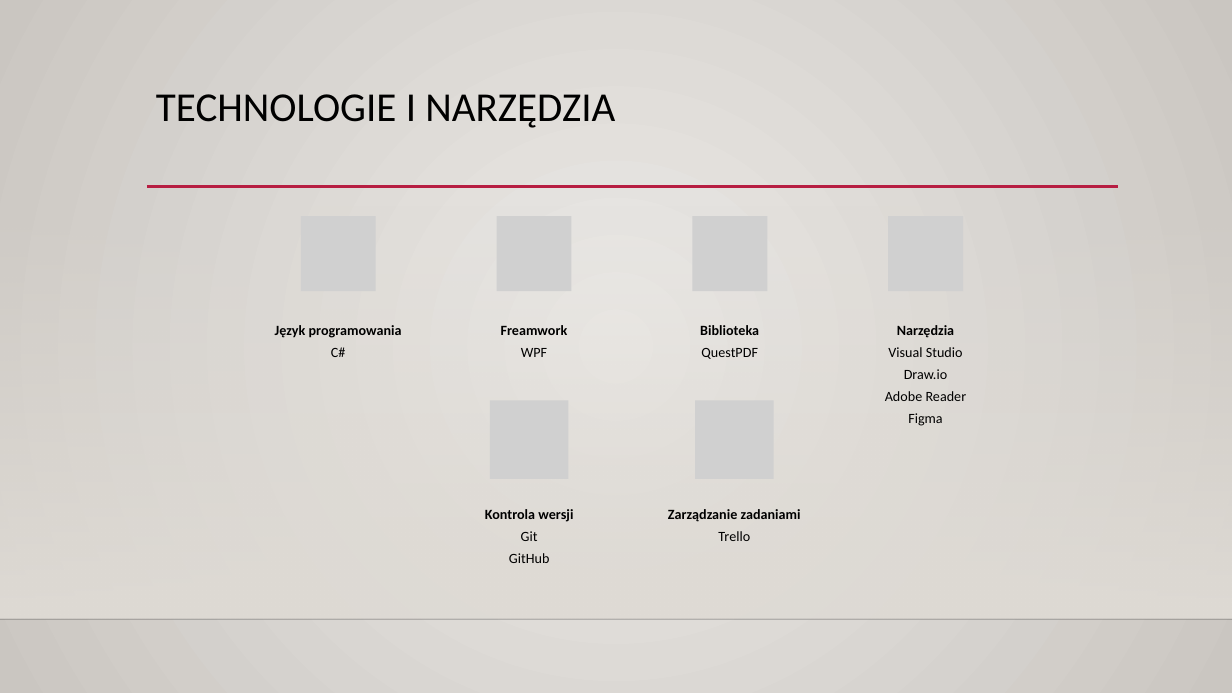
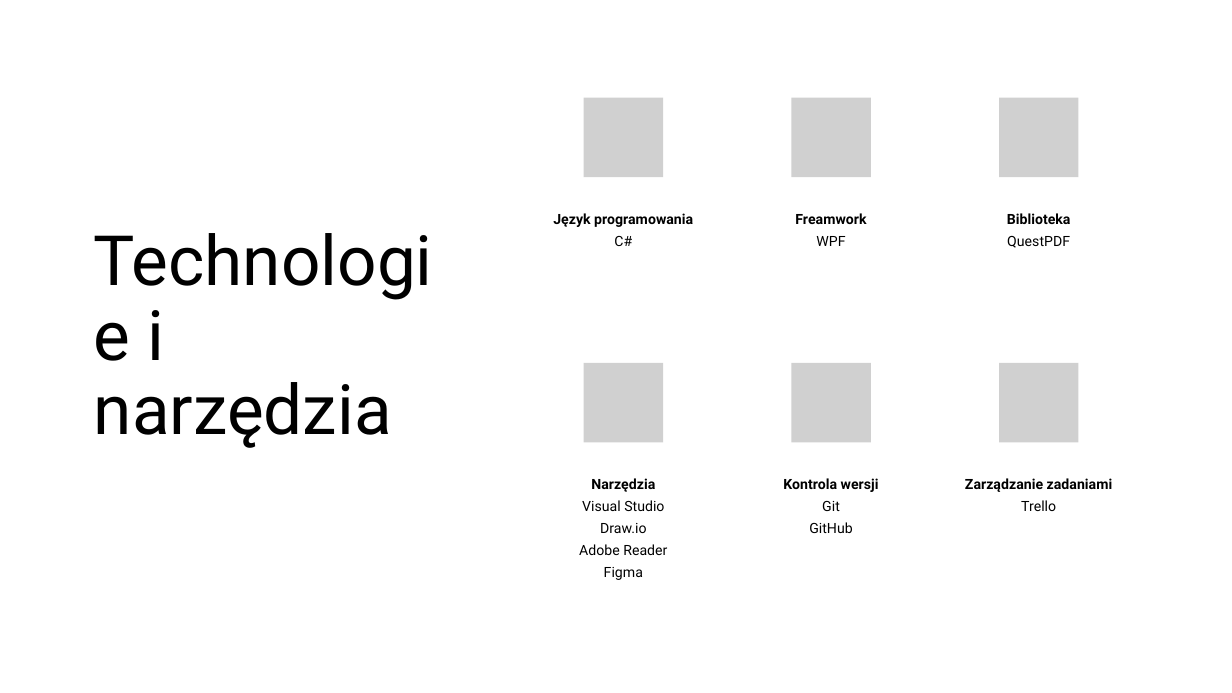
Before and after one commit to oliwiaglodek/MuzeumWPF, a slide deck: slide 10 of Prezentacja na obronę.pptx. Drawn at 1232x693 pixels with LibreOffice and Linux fonts; fonts in the diff are those of the drawing; grey boxes stand for pictures; background and template pictures are left out. Boxes give left, top, right and bottom in pixels: in the first picture for what was removed or moved away, otherwise in the second. Text is boxed around its words. In the diff, an @@ line names an element or a change of style, - is before the commit and + after.

```diff
--- a/Prezentacja na obronę.pptx
+++ b/Prezentacja na obronę.pptx
@@ background gradient #ECEAE7 to #CAC7C1 to #FFFFFF @@
@@ title "Technologie i narzędzia" at bbox=[94, 310, 392, 448]: vertical alignment top to middle @@
@@ rectangle removed at bbox=[0, 204, 1232, 619] @@
@@ line removed from (147, 187) to (1118, 187) @@
@@ text "Język programowania": place and size @@
-text "Język programowania" at bbox=[275, 325, 402, 357]
+text "Język programowania" at bbox=[553, 213, 693, 246]
@@ text "Freamwork": place and size @@
-text "Freamwork" at bbox=[501, 325, 568, 357]
+text "Freamwork" at bbox=[795, 213, 866, 246]
@@ group removed at bbox=[301, 216, 963, 291]: 4 pictures @@
@@ text "Biblioteka": place and size @@
-text "Biblioteka" at bbox=[700, 325, 759, 359]
+text "Biblioteka" at bbox=[1007, 213, 1071, 248]
@@ title at bbox=[94, 310, 392, 448]: text changed; size 32 to 54 pt; font Calibri to Roboto @@
-TECHNOLOGIE I NARZĘDZIA
+Technologie i narzędzia
@@ group added at bbox=[584, 98, 1079, 443]: 6 pictures @@
@@ picture removed at bbox=[490, 400, 568, 479] @@
@@ picture removed at bbox=[695, 400, 774, 479] @@
@@ text "Narzędzia": place and size @@
-text "Narzędzia" at bbox=[885, 325, 967, 426]
+text "Narzędzia" at bbox=[579, 478, 667, 580]
@@ text "Kontrola wersji": place and size @@
-text "Kontrola wersji" at bbox=[485, 509, 573, 563]
+text "Kontrola wersji" at bbox=[783, 478, 879, 533]
@@ font Calibri to Roboto in 6 elements at bbox=[553, 213, 693, 246], bbox=[795, 213, 866, 246], bbox=[1007, 213, 1071, 248], bbox=[579, 478, 667, 580], bbox=[783, 478, 879, 533], bbox=[965, 478, 1113, 511] @@
@@ text "Zarządzanie zadaniami": place and size @@
-text "Zarządzanie zadaniami" at bbox=[668, 509, 801, 541]
+text "Zarządzanie zadaniami" at bbox=[965, 478, 1113, 511]
@@ line removed from (0, 619) to (1232, 619) @@
```
Also in this commit, not shown: 20 other slides changed, 1 slide removed, 1 other file.
